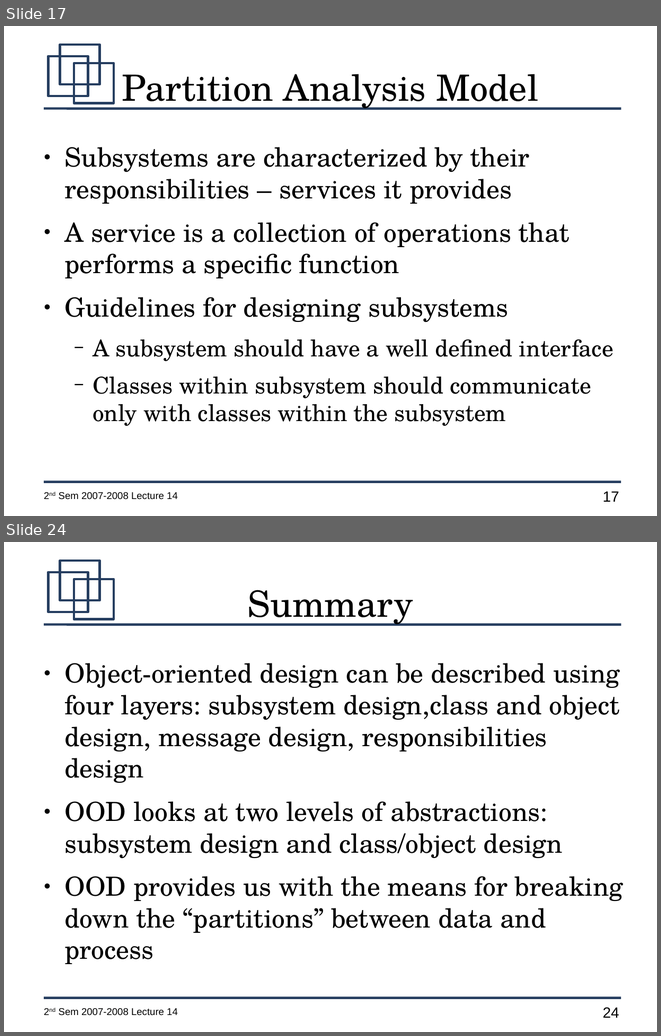
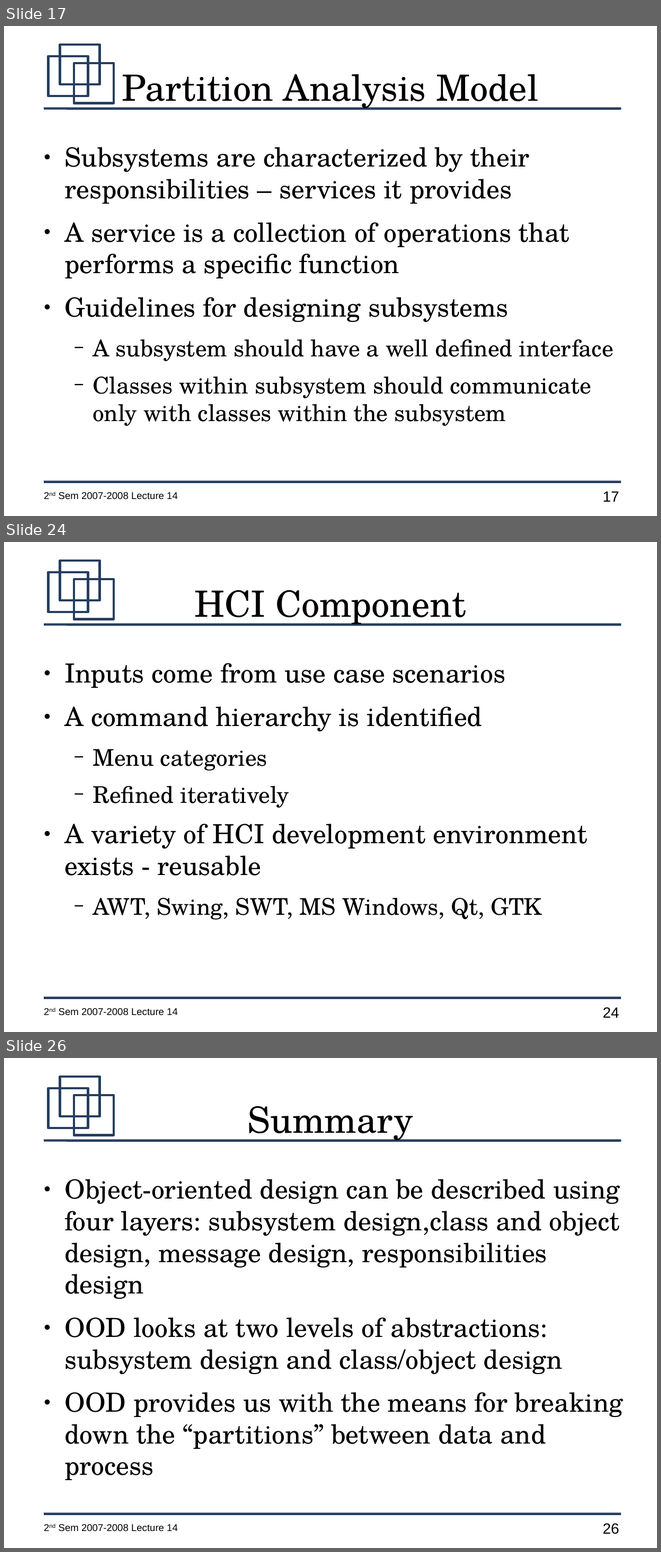
Before and after one commit to jachermocilla/jach-homepage, a slide deck: CMSC128-2nd-Sem-2007-L14.odp. Shown one above the other, each under a label of ours: slides 17 and 24 before the commit, slides 17, 24 and 26 after it; the slides between them are not shown. The pictures are 661x1036 and 661x1552 pixels, drawn with LibreOffice and Linux fonts; fonts in the diff are those of the drawing. Boxes give left, top, right and bottom in pixels: in the first picture for what was removed or moved away, otherwise in the second. Text is boxed around its words. In the diff, an @@ line names an element or a change of style, - is before the commit and + after.

```diff
--- a/CMSC128-2nd-Sem-2007-L14.odp
+++ b/CMSC128-2nd-Sem-2007-L14.odp
@@ slide 24 added at (x1=4, y1=542, x2=657, y2=1032), background #FFFFFF; not listed: 7 template elements that a slide beside it also shows @@
@@ title added at (x1=194, y1=590, x2=466, y2=626), 44 pt, text #000000 @@
+HCI Component
@@ text added at (x1=64, y1=663, x2=588, y2=919), 32 pt, text #000000 @@
+● Inputs come from use case scenarios
+● A command hierarchy is identified
+  − Menu categories
+  − Refined iteratively
+● A variety of HCI development environment exists - reusable
+  − AWT, Swing, SWT, MS Windows, Qt, GTK
@@ what was slide 24 is now slide 26 @@
@@ page number at (x1=603, y1=1523, x2=619, y2=1534): text changed @@
-24
+26
```
Also in this commit, not shown: 6 slides changed, 1 other slide added.
